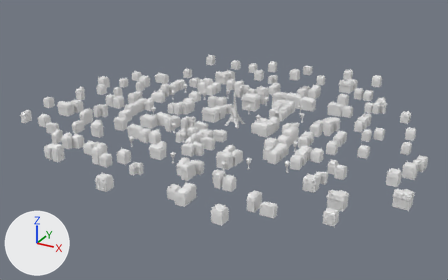
The glTF model public/assets/models/terrain.glb, before and after one commit.
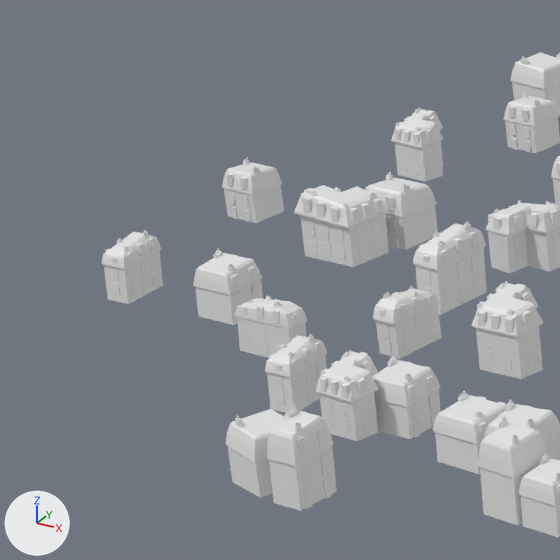
There are two pictures of each version: one whole from a camera (50 mm lens) standing at (73.0, -113.3, 45.1) and looking at (20.0, -17.1, -3.0), one close up on the part from 0% to 24% of the width and 24% to 61% of the height. Arrows for +X, +Y and +Z are at lower left; the lights stay in place. Where no turn or scale is listed for an object, it has been applied to the vertices.
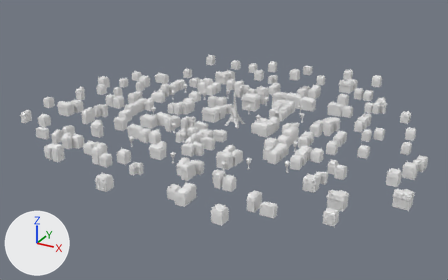
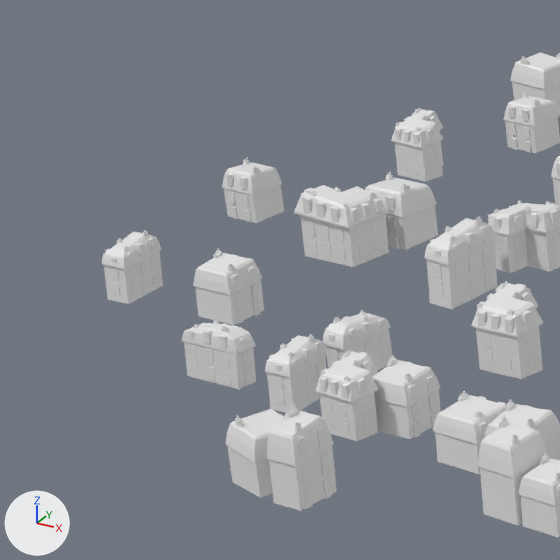
Boxes [x1, y1, x2, y2] around the edits, measured in the close-ups (560 x 560 px):
```json
{"object": "Cube.034", "change": "moved", "before": [235, 295, 307, 358], "after": [182, 320, 256, 389]}
{"object": "Cube.037", "change": "moved", "before": [373, 286, 442, 359], "after": [323, 310, 392, 370]}
{"object": "Cube.036", "change": "moved", "before": [413, 222, 487, 315], "after": [424, 216, 497, 309]}
```

The change, as JSON lines over the scene's bpy script:
```json
{"op": "set", "path": "ob_cube_034.location", "old": "(-6.15, -35.37, 0.91)", "new": "(-6.15, -37.93, 0.91)"}
{"op": "set", "path": "ob_cube_036.location", "old": "(-4.0, -28.35, 1.18)", "new": "(-4.0, -27.73, 1.18)"}
{"op": "set", "path": "ob_cube_037.location", "old": "(-2.66, -32.38, 0.81)", "new": "(-2.66, -34.94, 0.81)"}
```
